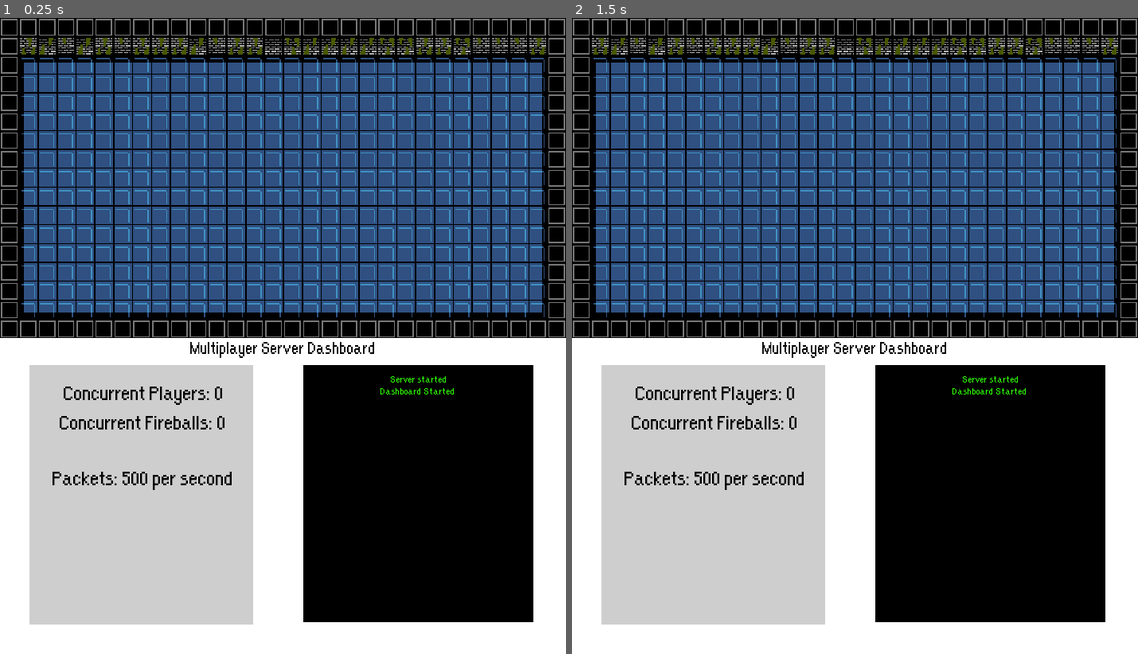
Above: before the commit, frames 1-2 (left to right).
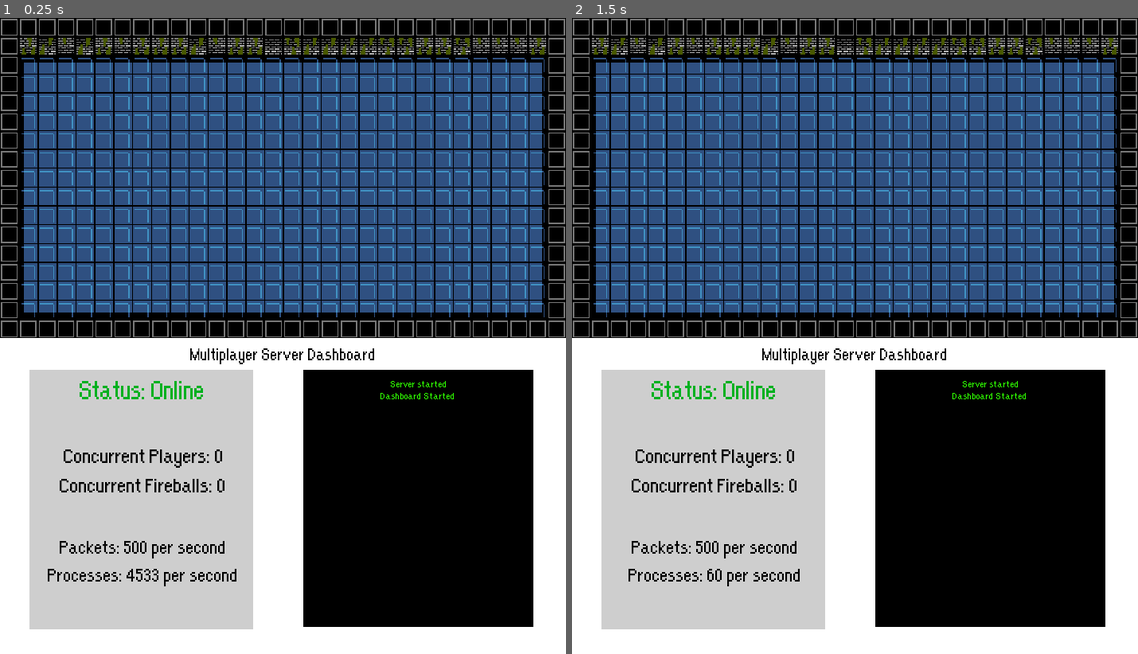
Above: after the commit, the same moments.

Repository: jonathanlin0/Theseus
Game: Godot game, scene res://Server.tscn
The game is run twice, just before and just after one commit, with the same random seed, the same clock (stepped at 60 frames per second) and the same inputs.
Inputs:
- Up to frame 1 (0.25 s): no input
- Up to frame 2 (1.5 s): tap Enter at 0.5 s; tap Space at 1.25 s

The runs differ from the first frame. In frame 1, 3.6% of the frame differs, in the area x 5-95%, y 50-97%; in frame 2, 3.5%.

Commit message:
Added Server Stats

Diff:
--- a/Theseus_Multiplayer_Server/Server.gd
+++ b/Theseus_Multiplayer_Server/Server.gd
@@ -107,6 +107,12 @@
 }
 """
 
+# the last recorded process time rate
+var last_process_time = 0
+# the time between each frame
+var delta_var = 0.1
+
+
 func add_text(text):
 	var existing_text = $Console.text
 	existing_text = text + "\n" + existing_text
@@ -119,6 +125,8 @@
 
 
 func _process(delta):
+
+	delta_var = delta
 
 	# display how many concurrent players
 	$Stats/Current_Players.text = "Concurrent Players: " + str(current_players)
@@ -411,3 +419,14 @@
 
 	for player_id in player_positions.keys():
 		rpc_id(player_id, "game_over", "")
+
+
+func _on_Process_Update_timeout():
+
+
+	var current_process_time = 1/delta_var
+
+	if (current_process_time - last_process_time) > 30 or (last_process_time - current_process_time) > 30:
+		$Stats/Process_Cnt.text = "Processes: " + str(round(current_process_time)) + " per second"
+
+	last_process_time = current_process_time
--- a/Theseus_Multiplayer_Server/Server.tscn
+++ b/Theseus_Multiplayer_Server/Server.tscn
@@ -11,6 +11,10 @@
 size = 10
 font_data = ExtResource( 2 )
 
+[sub_resource type="DynamicFont" id=9]
+size = 25
+font_data = ExtResource( 2 )
+
 [sub_resource type="DynamicFont" id=2]
 size = 20
 font_data = ExtResource( 2 )
@@ -20,7 +24,11 @@
 font_data = ExtResource( 2 )
 
 [sub_resource type="DynamicFont" id=7]
-size = 20
+size = 18
+font_data = ExtResource( 2 )
+
+[sub_resource type="DynamicFont" id=8]
+size = 18
 font_data = ExtResource( 2 )
 
 [sub_resource type="DynamicFont" id=5]
@@ -42,9 +50,9 @@
 }
 
 [node name="Title" type="Label" parent="."]
-margin_top = 270.0
-margin_right = 480.0
-margin_bottom = 290.0
+margin_top = 275.0
+margin_right = 480.0
+margin_bottom = 295.0
 custom_colors/font_color = Color( 0, 0, 0, 1 )
 custom_fonts/font = SubResource( 1 )
 text = "Multiplayer Server Dashboard"
@@ -55,9 +63,9 @@
 
 [node name="Black_Console_Background" type="ColorRect" parent="."]
 margin_left = 257.0
-margin_top = 295.0
+margin_top = 299.0
 margin_right = 452.0
-margin_bottom = 513.0
+margin_bottom = 517.0
 color = Color( 0, 0, 0, 1 )
 __meta__ = {
 "_edit_use_anchors_": false
@@ -65,9 +73,9 @@
 
 [node name="Console" type="Label" parent="."]
 margin_left = 262.0
-margin_top = 300.0
+margin_top = 304.0
 margin_right = 447.0
-margin_bottom = 508.0
+margin_bottom = 512.0
 custom_colors/font_color = Color( 0.184314, 1, 0, 1 )
 custom_constants/line_spacing = -2
 custom_fonts/font = SubResource( 3 )
@@ -79,19 +87,27 @@
 
 [node name="Stats" type="ColorRect" parent="."]
 margin_left = 25.0
-margin_top = 295.0
+margin_top = 299.0
 margin_right = 215.0
-margin_bottom = 515.0
+margin_bottom = 519.0
 color = Color( 0.811765, 0.811765, 0.811765, 1 )
 __meta__ = {
 "_edit_use_anchors_": false
 }
+
+[node name="Online_Label" type="Label" parent="Stats"]
+margin_right = 190.0
+margin_bottom = 14.0
+custom_colors/font_color = Color( 0, 0.694118, 0.12549, 1 )
+custom_fonts/font = SubResource( 9 )
+text = "Status: Online"
+align = 1
 
 [node name="Current_Players" type="Label" parent="Stats"]
 margin_left = 10.0
-margin_top = 10.0
+margin_top = 59.0
 margin_right = 180.0
-margin_bottom = 35.0
+margin_bottom = 84.0
 custom_colors/font_color = Color( 0, 0, 0, 1 )
 custom_fonts/font = SubResource( 2 )
 text = "Concurrent Players: 1"
@@ -102,9 +118,9 @@
 
 [node name="Fireball_Cnt" type="Label" parent="Stats"]
 margin_left = 10.0
-margin_top = 35.0
+margin_top = 84.0
 margin_right = 180.0
-margin_bottom = 60.0
+margin_bottom = 109.0
 custom_colors/font_color = Color( 0, 0, 0, 1 )
 custom_fonts/font = SubResource( 4 )
 text = "Concurrent Fireballs: 3"
@@ -114,13 +130,24 @@
 }
 
 [node name="Packet_Cnt" type="Label" parent="Stats"]
-margin_left = 1.0
-margin_top = 82.0
-margin_right = 191.0
-margin_bottom = 107.0
+margin_top = 138.0
+margin_right = 190.0
+margin_bottom = 163.0
 custom_colors/font_color = Color( 0, 0, 0, 1 )
 custom_fonts/font = SubResource( 7 )
 text = "Packets: 500 per second"
+align = 1
+__meta__ = {
+"_edit_use_anchors_": false
+}
+
+[node name="Process_Cnt" type="Label" parent="Stats"]
+margin_top = 162.0
+margin_right = 190.0
+margin_bottom = 187.0
+custom_colors/font_color = Color( 0, 0, 0, 1 )
+custom_fonts/font = SubResource( 8 )
+text = "Processes: 4533 per second"
 align = 1
 __meta__ = {
 "_edit_use_anchors_": false
@@ -168,3 +195,8 @@
 __meta__ = {
 "_edit_use_anchors_": false
 }
+
+[node name="Process_Update" type="Timer" parent="."]
+autostart = true
+
+[connection signal="timeout" from="Process_Update" to="." method="_on_Process_Update_timeout"]
Not shown: 1 places in Theseus_Multiplayer_Server/Server.tscn that only renumber resources
Not shown, changed: Theseus_Multiplayer_Server.dmg
Not shown, changed: Theseus_Multiplayer_Server.pck
